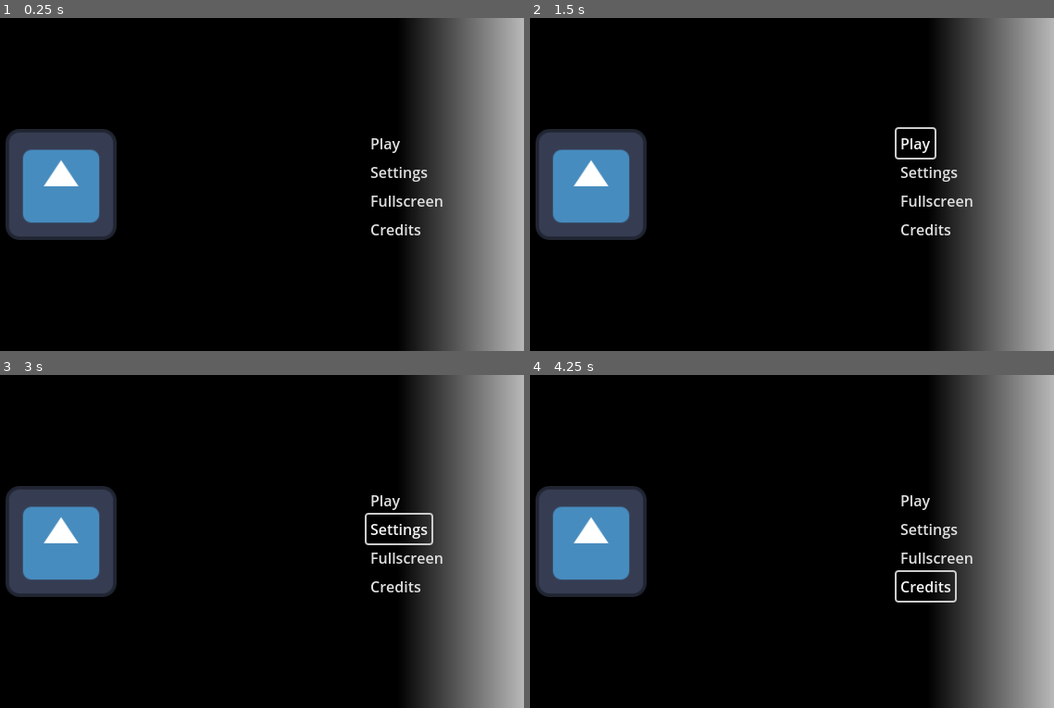
Above: before the commit, frames 1-4 (two rows, left to right).
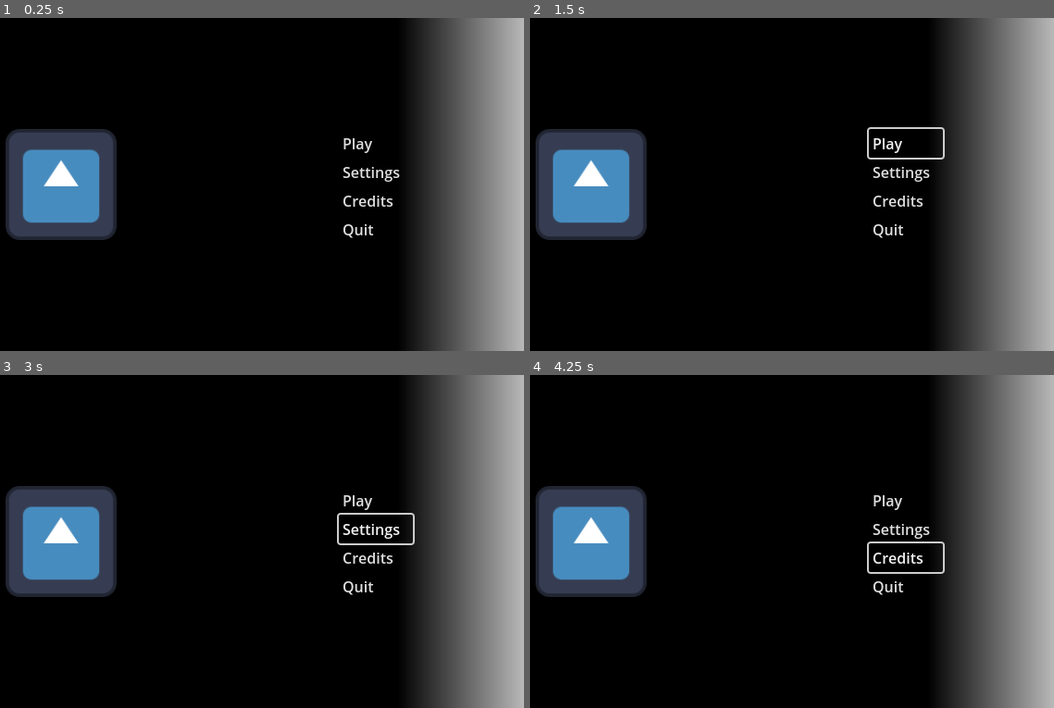
Above: after the commit, the same moments.

Repository: Neclusive/TheLostRanger
Game: Godot game, scene res://menu.tscn
The game is run twice, just before and just after one commit, with the same random seed, the same clock (stepped at 60 frames per second) and the same inputs. The engine's default icon, where the game draws it, is replaced by a stand-in: a white triangle on a blue panel in a dark square.
Inputs:
- Up to frame 1 (0.25 s): no input
- Up to frame 2 (1.5 s): click "Play" at 0.5 s; click "Play" at 1.25 s
- Up to frame 3 (3 s): click "Play" at 2 s; click "Settings" at 2.75 s
- Up to frame 4 (4.25 s): click "Credits" at 3.5 s

The runs differ from the first frame. In frame 1, 1.1% of the frame differs, in the area x 65-85%, y 36-67%; in frame 2, 1.3%; in frame 3, 1.3%; in frame 4, 1.5%, in the area x 64-85%, y 36-69%.

Commit message:
updated menu

Diff:
--- a/game/menu.tscn
+++ b/game/menu.tscn
@@ -19,32 +19,36 @@
 position = Vector2(430, 120)
 
 [node name="play" type="Button" parent="menu_options"]
-offset_left = 40.0
-offset_right = 81.0
+offset_left = 10.0
+offset_right = 90.0
 offset_bottom = 31.0
 text = "Play"
 flat = true
+alignment = 0
 
 [node name="settings" type="Button" parent="menu_options"]
-offset_left = 40.0
+offset_left = 10.0
 offset_top = 31.0
-offset_right = 110.0
+offset_right = 90.0
 offset_bottom = 62.0
 text = "Settings"
 flat = true
-
-[node name="fullscreen" type="Button" parent="menu_options"]
-offset_left = 40.0
-offset_top = 62.0
-offset_right = 127.0
-offset_bottom = 93.0
-text = "Fullscreen"
-flat = true
+alignment = 0
 
 [node name="credits" type="Button" parent="menu_options"]
-offset_left = 40.0
-offset_top = 93.0
-offset_right = 103.0
-offset_bottom = 124.0
+offset_left = 10.0
+offset_top = 62.0
+offset_right = 90.0
+offset_bottom = 93.0
 text = "Credits"
 flat = true
+alignment = 0
+
+[node name="credits2" type="Button" parent="menu_options"]
+offset_left = 10.0
+offset_top = 93.0
+offset_right = 90.0
+offset_bottom = 124.0
+text = "Quit"
+flat = true
+alignment = 0
Not shown, added: game/notes.txt
